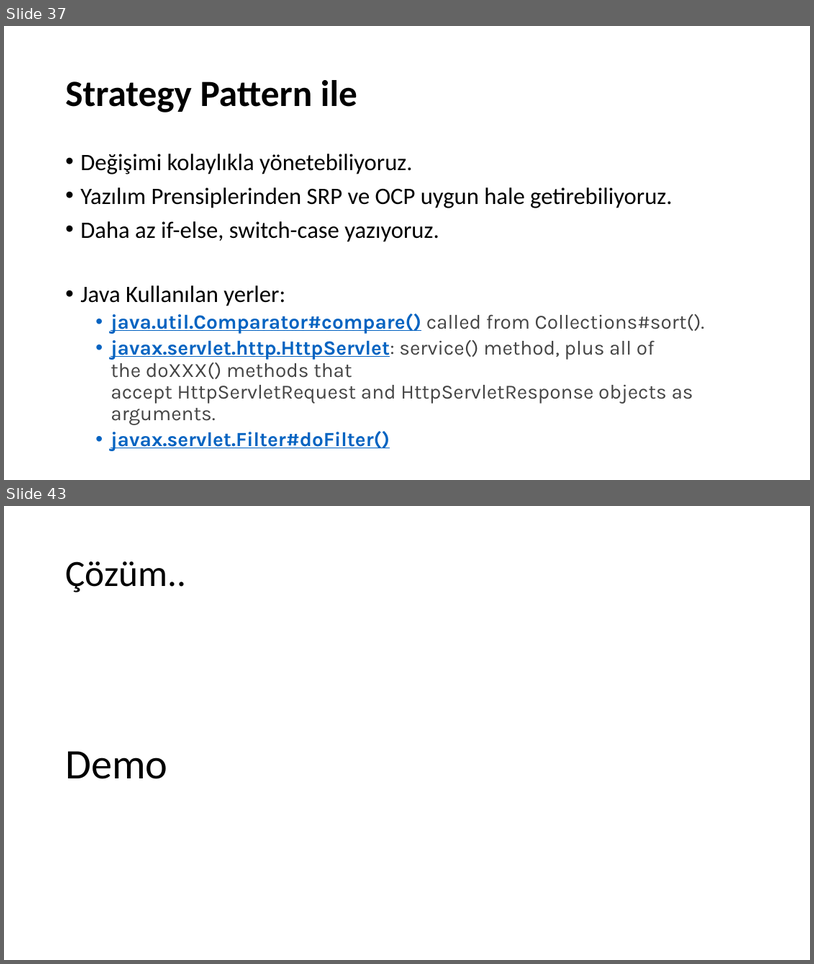
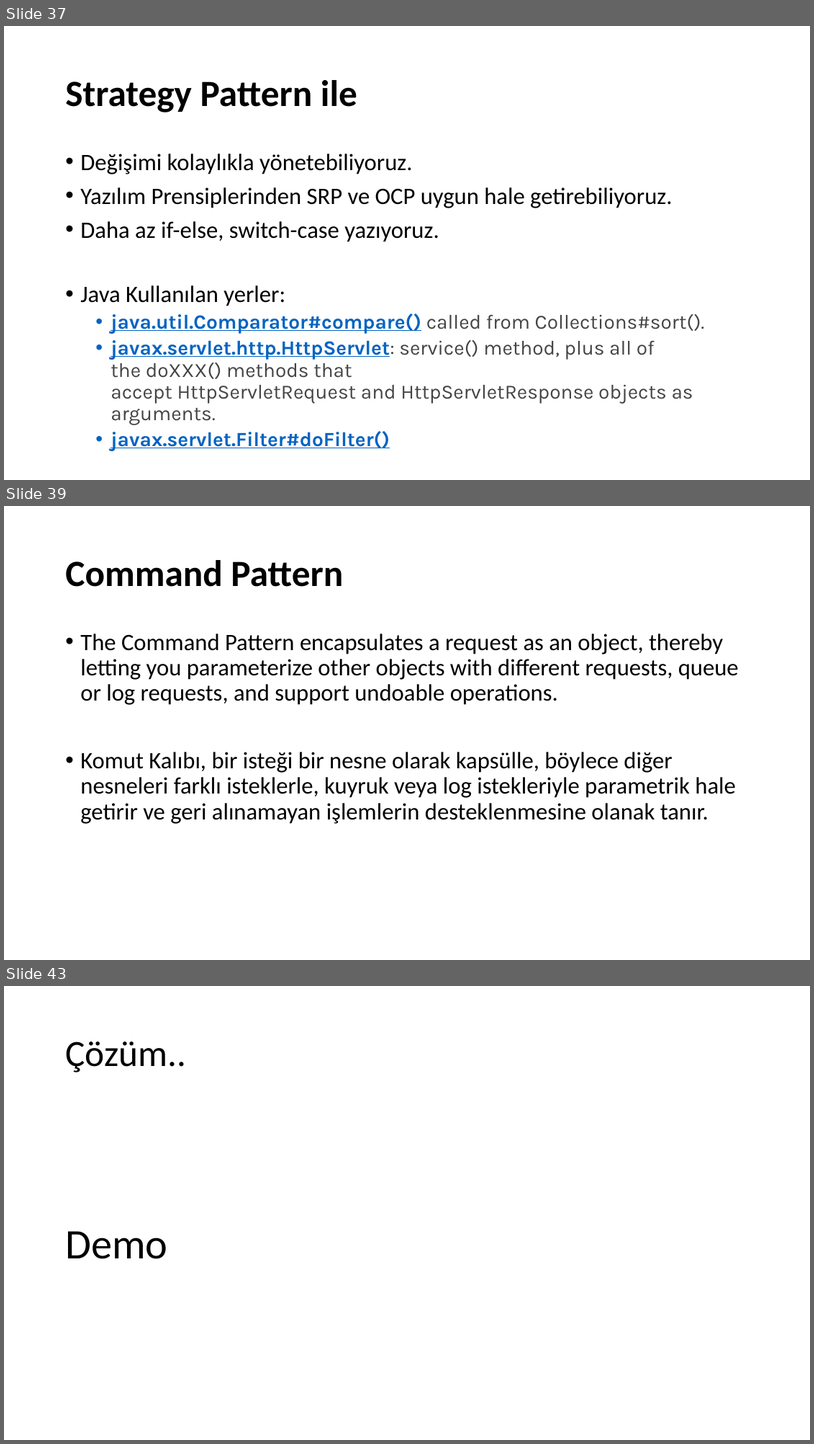
Before and after one commit to umiitkose/DesignPattern-Umiitkose, a slide deck: Tasarımdesenleri.pptx. Shown one above the other, each under a label of ours: slides 37 and 43 before the commit, slides 37, 39 and 43 after it; the slides between them are not shown. The pictures are 814x964 and 814x1444 pixels, drawn with LibreOffice and Linux fonts; fonts in the diff are those of the drawing. Boxes give left, top, right and bottom in pixels: in the first picture for what was removed or moved away, otherwise in the second. Text is boxed around its words. In the diff, an @@ line names an element or a change of style, - is before the commit and + after.

Commit message:
add design pattern

```diff
--- a/Tasarımdesenleri.pptx
+++ b/Tasarımdesenleri.pptx
@@ slide 39 added at <box>4,506,810,960</box>, background #FFFFFF @@
@@ title added at <box>65,560,343,587</box>, 44 pt, text #000000, bold @@
+Command Pattern
@@ text added at <box>80,633,739,824</box>, 28 pt, text #000000 @@
+• The Command Pattern encapsulates a request as an object, thereby letting you parameterize other objects with different requests, queue or log requests, and support undoable operations.
+• Komut Kalıbı, bir isteği bir nesne olarak kapsülle, böylece diğer nesneleri farklı isteklerle, kuyruk veya log istekleriyle parametrik hale getirir ve geri alınamayan işlemlerin desteklenmesine olanak tanır.
```
Also in this commit, not shown: 21 other slides added.
